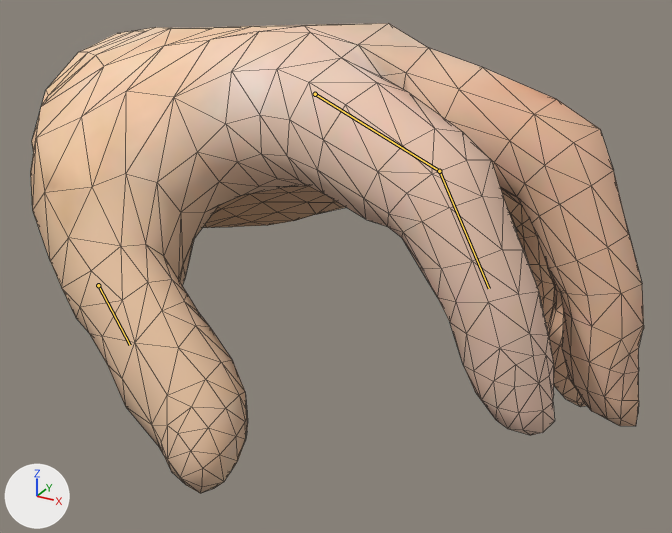
Two versions of the FBX model Assets/ThesisGraphics/Meshes/Hands/HigDefHandL.fbx, one commit apart.
Camera for both pictures: a 50 mm camera at (0.1782, -0.2034, 0.0733) aimed at (0.0857, -0.0352, -0.0108). The lights are fixed; the arrows at lower left show +X, +Y and +Z. The bones that change are drawn over the model as lines. Mesh edges are drawn as thin lines.

Names of what the first picture shows: 'model.001'.
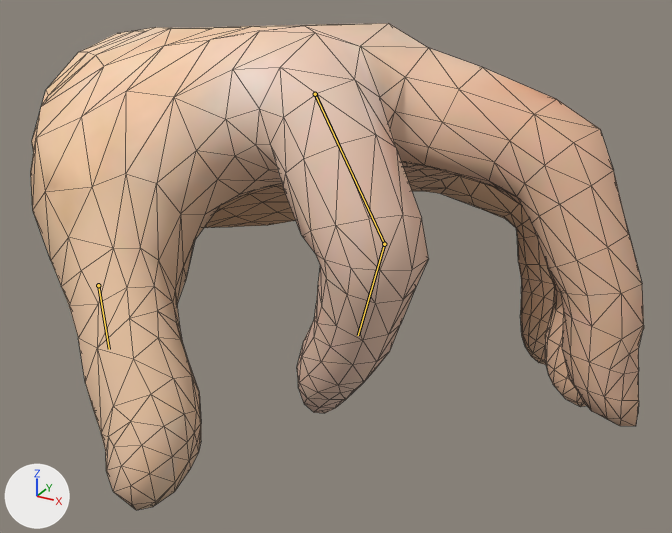
The newer file adds an action. The first version stands in its rest pose; the second is drawn at frame 1 of the action 'Hand_Scratch.001'.

Changed parts and their boxes (x1, y1, x2, y2) in the pictures (672 x 533 px):
```json
{"object": "model.001", "change": "posed", "before": [31, 23, 644, 493], "after": [31, 23, 644, 510]}
{"bone": "left_wrist.003", "before": "(315, 94) to (439, 171)", "after": "(315, 94) to (384, 244)"}
{"bone": "left_wrist.014", "before": "(439, 171) to (489, 288)", "after": "(384, 244) to (358, 335)"}
{"bone": "left_wrist.005", "before": "(98, 285) to (130, 345)", "after": "(98, 285) to (109, 349)"}
```

Edits to the scene script, one JSON object a line:
```json
{"block": "bone_left_wrist_003", "where": "bone_left_wrist_003 = bpy.data.objects['Armature.001'].pose.bones['left_wrist.003']  # child of 'left_wrist.002'"}
{"op": "set", "path": "bone_left_wrist_003.rotation_quaternion", "old": "(1.0, 0.0, 0.0, 0.0)", "new": "(0.954, -0.226, -0.081, -0.181)", "note": "degrees (0, 0, 0) -> degrees (-24, -14, -19)"}
{"block": "bone_left_wrist_014", "where": "bone_left_wrist_014 = bpy.data.objects['Armature.001'].pose.bones['left_wrist.014']  # child of 'left_wrist.003'"}
{"op": "set", "path": "bone_left_wrist_014.rotation_quaternion", "old": "(1.0, 0.0, 0.0, 0.0)", "new": "(0.974, -0.215, -0.062, 0.017)", "note": "degrees (0, 0, 0) -> degrees (-25, -7, 4)"}
{"block": "bone_left_wrist_005", "where": "bone_left_wrist_005 = bpy.data.objects['Armature.001'].pose.bones['left_wrist.005']  # child of 'left_wrist.004'"}
{"op": "set", "path": "bone_left_wrist_005.rotation_quaternion", "old": "(1.0, 0.0, 0.0, 0.0)", "new": "(0.994, 0.071, 0.026, -0.074)", "note": "degrees (0, 0, 0) -> degrees (8, 4, -8)"}
```
